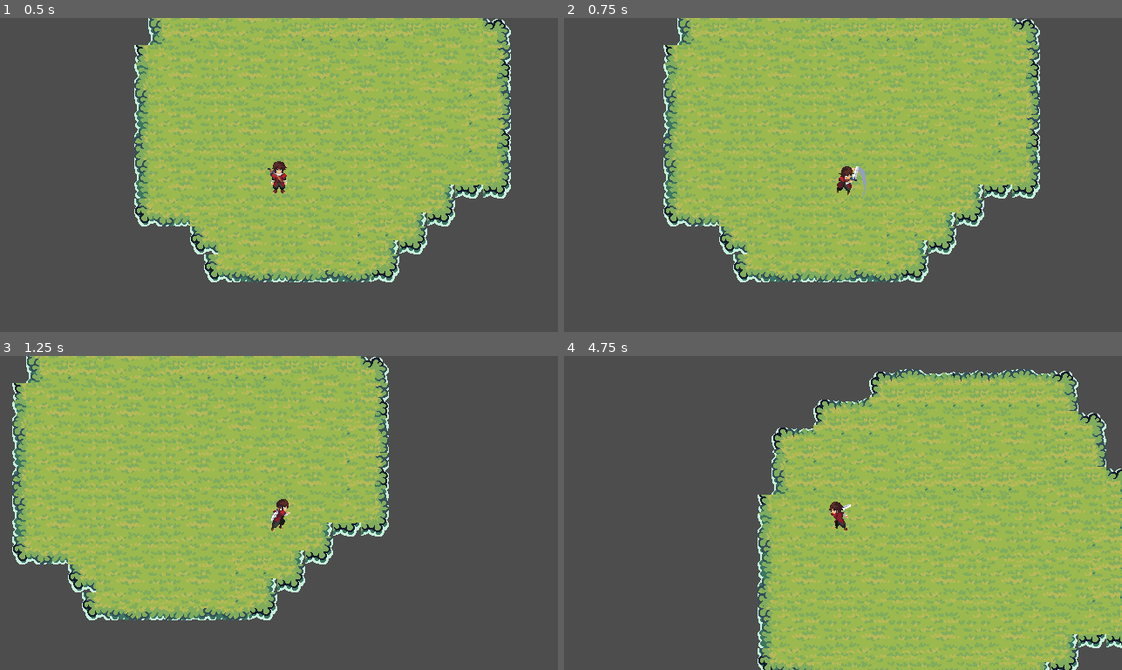
Above: before the commit, frames 1-4 (two rows, left to right).
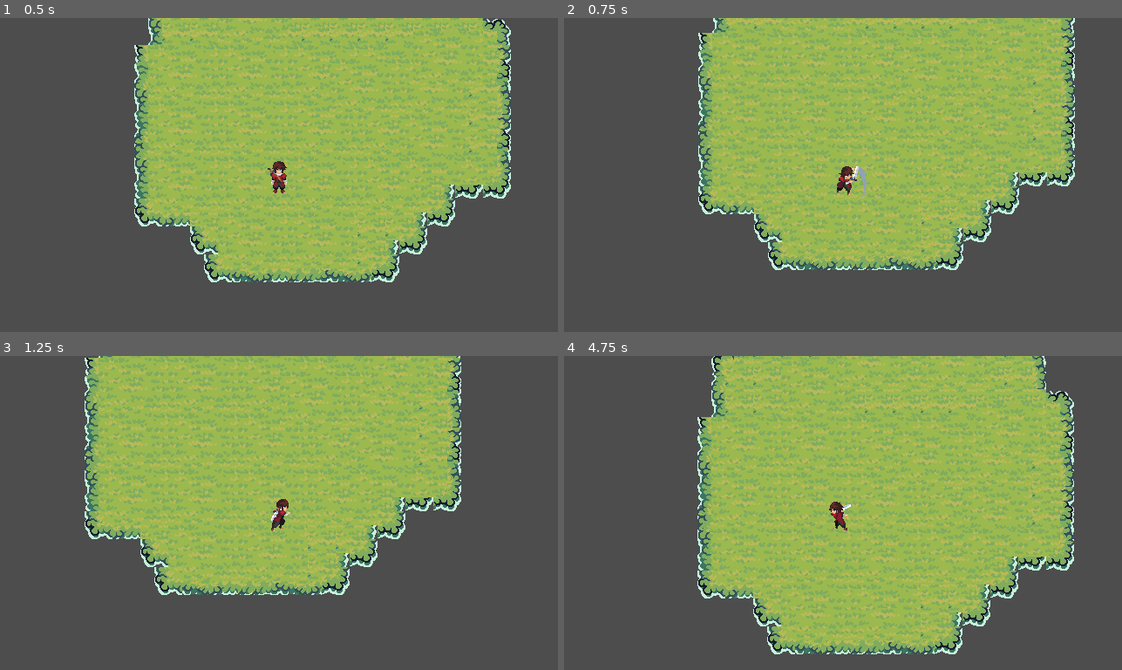
Above: after the commit, the same moments.

Repository: ODonegatti/ARPG
Game: Godot game, scene res://scenes/main.tscn
The game is run twice, just before and just after one commit, with the same random seed, the same clock (stepped at 60 frames per second) and the same inputs.
Inputs (mouse positions are in pixels of both pictures, inside the frame that each line leads up to):
- Up to frame 1 (0.5 s): no input
- Up to frame 2 (0.75 s): tap Enter at 0.5 s; move the mouse to (965, 159) at 0.52 s; press the mouse at (965, 159) at 0.53 s; hold D (right) from 0.53 s (still down)
- Up to frame 3 (1.25 s): keep holding D (right)
- Up to frame 4 (4.75 s): move the mouse to (731, 528) at 1.27 s; release D (right) at 1.28 s; release the mouse at (731, 528) at 1.28 s; hold S (down) 1.28-2.03 s; click (731, 528) at 1.35 s; move the mouse to (898, 443) at 2.02 s; press the mouse at (898, 443) at 2.03 s; hold D (right) 2.03-2.78 s; move the mouse to (815, 575) at 2.77 s; release the mouse at (815, 575) at 2.78 s; hold W (up) 2.78-3.53 s; click (815, 575) at 2.85 s; move the mouse to (1010, 560) at 3.52 s; press the mouse at (1010, 560) at 3.53 s; hold A (left) from 3.53 s (still down); move the mouse to (675, 465) at 4.27 s; release the mouse at (675, 465) at 4.28 s; click (675, 465) at 4.35 s

Frame 1 is identical in both runs. In frame 2, 36% of the frame differs, in the area x 17-92%, y 0-85%; in frame 3, 42%; in frame 4, 52%, in the area x 23-100%, y 0-100%.

Commit message:
feat(player): adiciona impulso frontal (lunge) e trava direcional estilo Minecraft Dungeons

Diff:
--- a/scripts/player.gd
+++ b/scripts/player.gd
@@ -23,6 +23,8 @@
 @export_group("Combat Settings")
 ## Tempo de espera mínimo entre ataques consecutivos (cooldown em segundos).
 @export var attack_cooldown: float = 0.4
+## Velocidade do impulso frontal (passo à frente / lunge) durante o golpe, estilo Minecraft Dungeons.
+@export var attack_lunge_speed: float = 70.0
 
 @export_group("Dependencies")
 ## Referência ao componente visual de gerenciamento de sprites e direções.
@@ -77,10 +79,13 @@
 
 
 ## Calcula a velocidade linear do corpo físico aplicando a velocidade escalar ao vetor unitário de direção.
-## Retorna Vector2.ZERO caso can_move esteja falso.
+## Durante o ataque, substitui o movimento livre por um impulso frontal (lunge) na direção do golpe,
+## eliminando deslizes laterais ou incongruências visuais (estilo Minecraft Dungeons).
 func calculate_velocity(direction: Vector2) -> Vector2:
 	if not can_move:
 		return Vector2.ZERO
+	if is_attacking:
+		return last_direction * attack_lunge_speed
 	return direction * speed
 
 
--- a/tests/test_attack_animation.gd
+++ b/tests/test_attack_animation.gd
@@ -87,14 +87,19 @@
 	assert(second_tracker.emitted == false, "Novo ataque não deve ser disparado enquanto is_attacking for true.")
 	print("[PASS] 5. Prevenção de reentrância durante ataque ativa e funcional.")
 
-	# 6. Validação de movimentação simultânea sem travamento físico
-	var move_vel: Vector2 = player.calculate_velocity(Vector2.RIGHT)
-	assert(is_equal_approx(move_vel.length(), player.speed), "O jogador pode se mover durante o ataque sem travamento físico indesejado.")
-	print("[PASS] 6. Física de movimentação simultânea validada.")
+	# 6. Validação do impulso frontal (lunge) estilo Minecraft Dungeons
+	# Durante o ataque virado para RIGHT, a velocidade deve ser last_direction * attack_lunge_speed,
+	# mantendo o vetor de projeção para frente e eliminando deslizes laterais/opostos.
+	var attack_vel: Vector2 = player.calculate_velocity(Vector2.LEFT) # Tentativa de input oposto
+	assert(attack_vel == Vector2.RIGHT * player.attack_lunge_speed, "Durante o ataque, a velocidade deve ser o lunge frontal na direção do golpe.")
+	assert(is_equal_approx(attack_vel.length(), player.attack_lunge_speed), "Magnitude do lunge deve ser exatamente attack_lunge_speed.")
+	print("[PASS] 6. Física de impulso frontal (lunge) e bloqueio de deslize estilo Minecraft Dungeons validados.")
 
-	# 7. Validação do término da animação e restauração de estado
+	# 7. Validação do término da animação e restauração de estado e velocidade normal
 	player._on_animation_player_animation_finished(&"attack")
 	assert(player.is_attacking == false, "is_attacking deve retornar para false ao concluir a animação.")
+	var normal_vel: Vector2 = player.calculate_velocity(Vector2.RIGHT)
+	assert(is_equal_approx(normal_vel.length(), player.speed), "Velocidade total de locomoção (200.0 px/s) deve ser restaurada após o ataque.")
 	print("[PASS] 7. Conclusão da animação e restauração automática do estado de locomoção validados.")
 
 	print("==========================================================")
Not shown, changed: docs/modules/player.md
